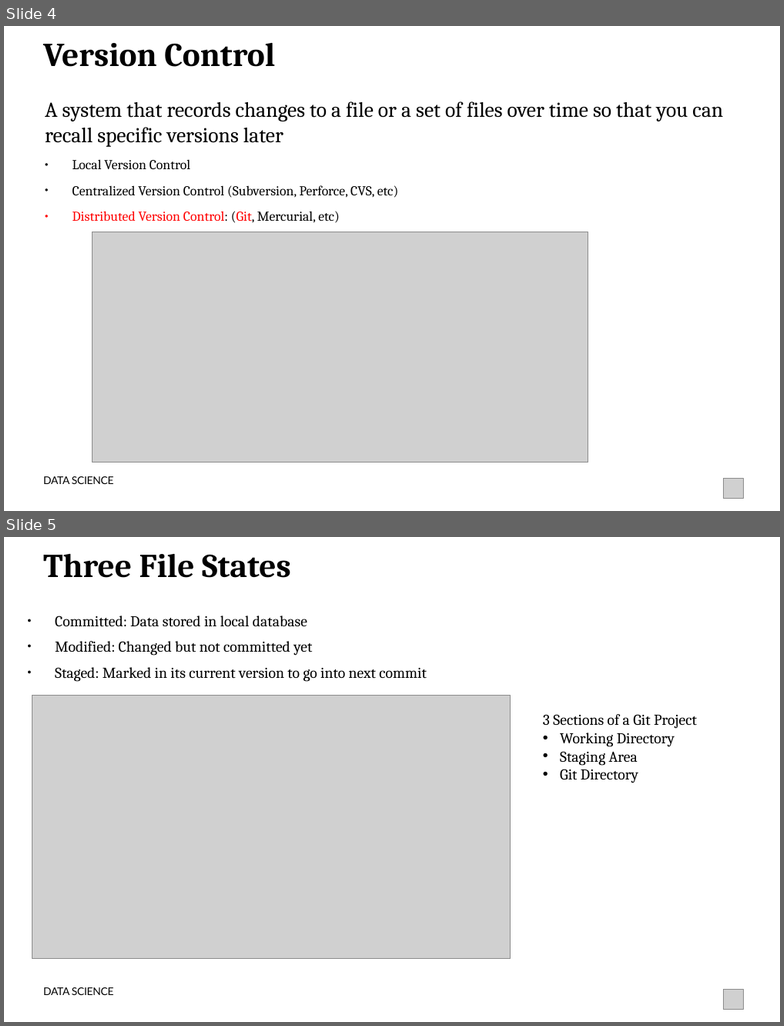
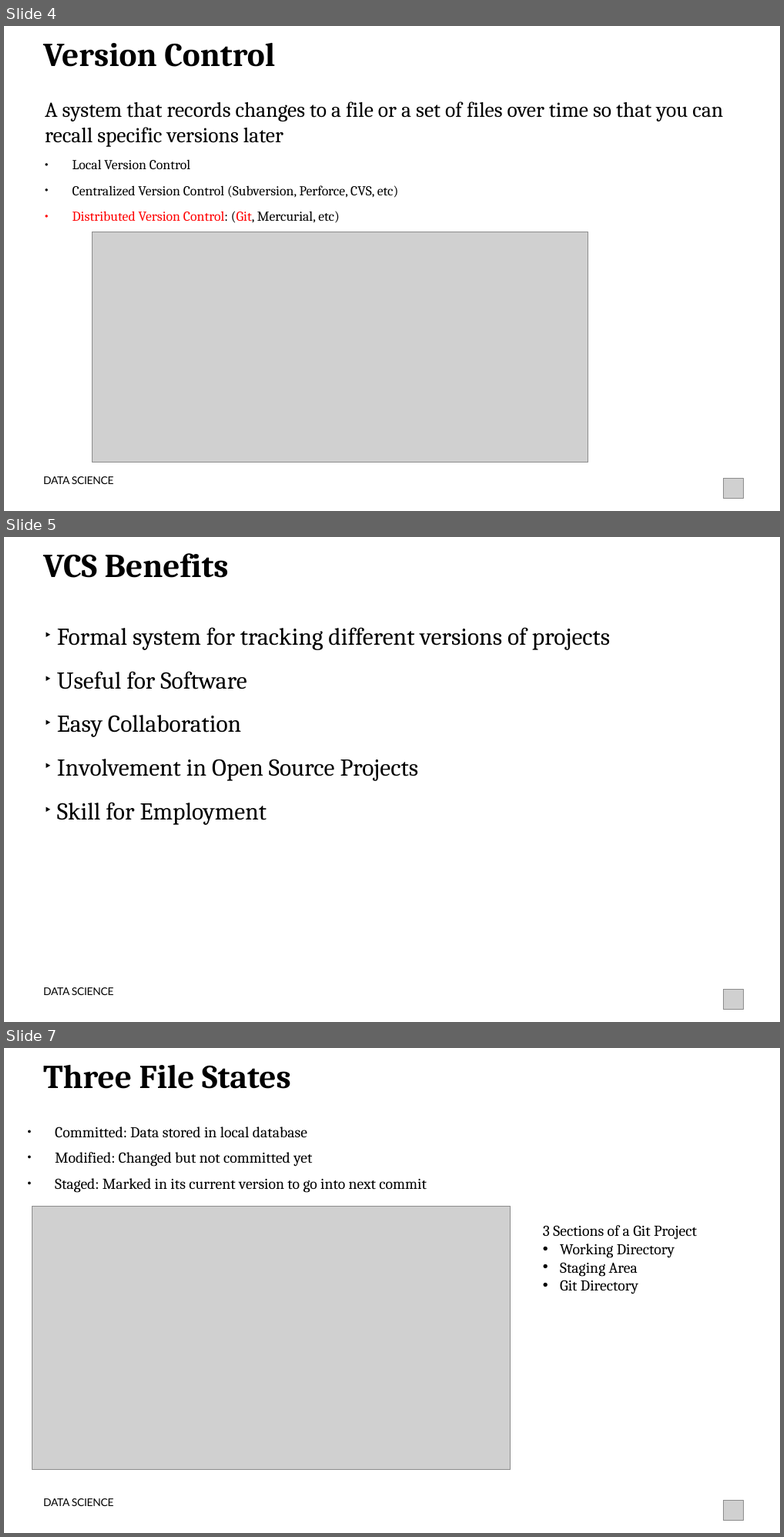
Before and after one commit to ejalonas/DAT_ATL_15, a slide deck: Lectures/VCS_Git_GitHub.pptx. Shown one above the other, each under a label of ours: slides 4 and 5 before the commit, slides 4, 5 and 7 after it; the slides between them are not shown. The pictures are 784x1026 and 784x1537 pixels, drawn with LibreOffice and Linux fonts; fonts in the diff are those of the drawing; grey boxes stand for pictures. Boxes give left, top, right and bottom in pixels: in the first picture for what was removed or moved away, otherwise in the second. Text is boxed around its words. In the diff, an @@ line names an element or a change of style, - is before the commit and + after.

```diff
--- a/Lectures/VCS_Git_GitHub.pptx
+++ b/Lectures/VCS_Git_GitHub.pptx
@@ slide 5 added at (x1=4, y1=537, x2=780, y2=1022), background #FFFFFF @@
@@ text added at (x1=43, y1=553, x2=229, y2=578), 44 pt, text #000000, bold @@
+VCS Benefits
@@ text added at (x1=57, y1=627, x2=610, y2=825), 32 pt, text #000000 @@
+‣ Formal system for tracking different versions of projects
+‣ Useful for Software
+‣ Easy Collaboration
+‣ Involvement in Open Source Projects
+‣ Skill for Employment
@@ text added at (x1=43, y1=987, x2=114, y2=995), 14 pt, text #000000 @@
+DATA SCIENCE
@@ picture added at (x1=723, y1=990, x2=743, y2=1009) @@
@@ what was slide 5 is now slide 7 @@
```
Also in this commit, not shown: 1 slide changed, 2 other slides added.
